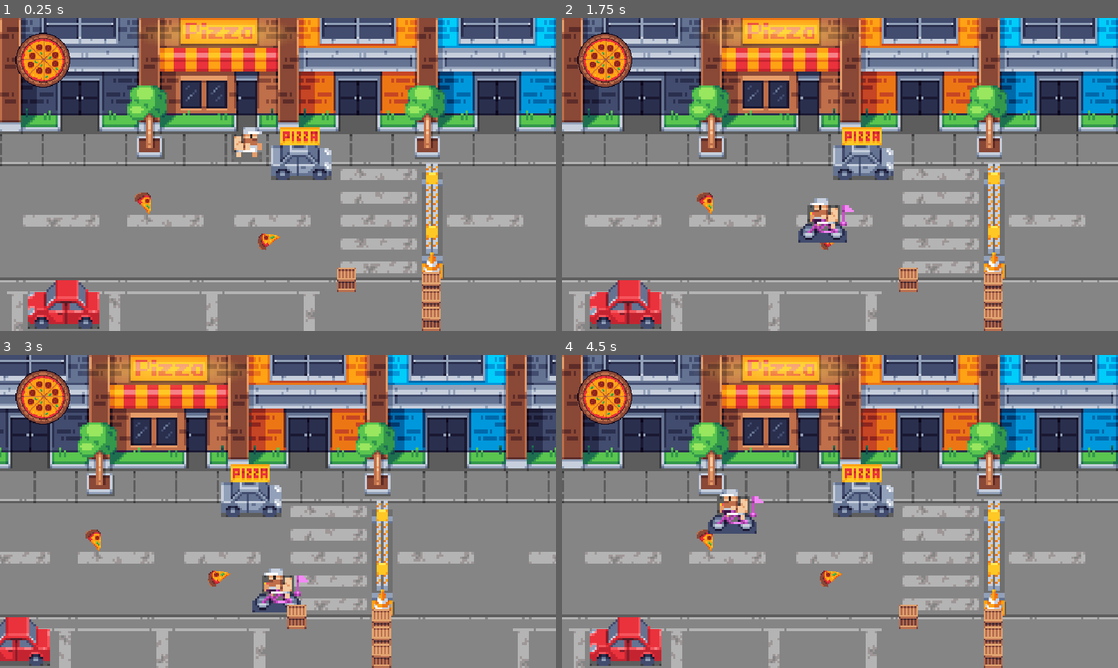
Above: before the commit, frames 1-4 (two rows, left to right).
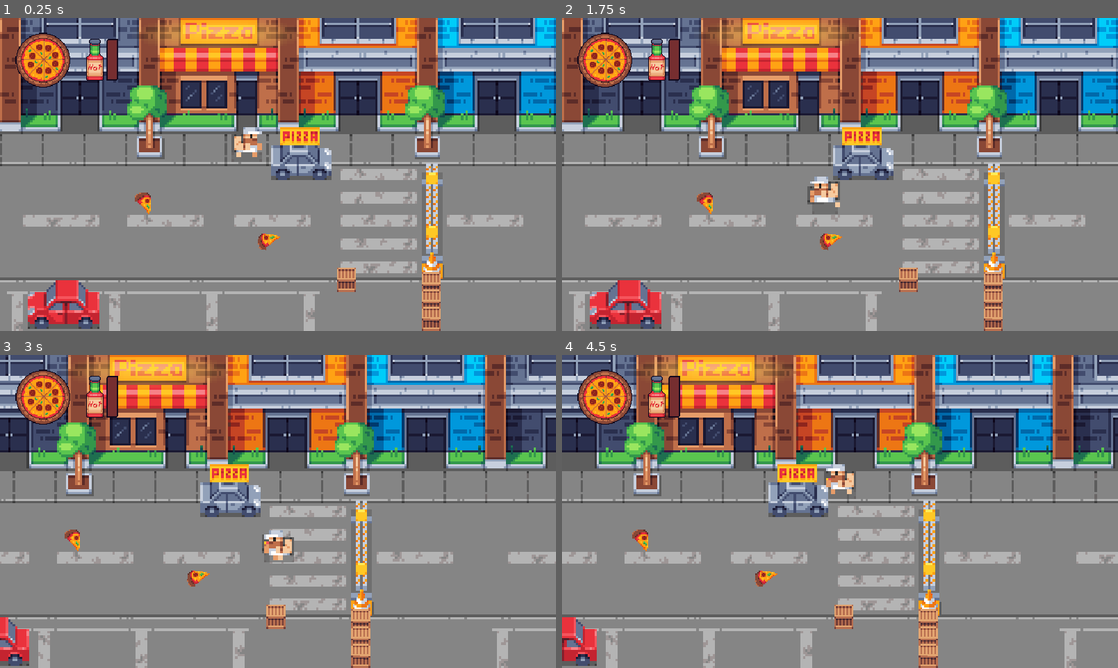
Above: after the commit, the same moments.

Repository: marcowessel/pizza-boy-ld2023
Game: Godot game, scene res://level.tscn
The game is run twice, just before and just after one commit, with the same random seed, the same clock (stepped at 60 frames per second) and the same inputs.
Inputs (mouse positions are in pixels of both pictures, inside the frame that each line leads up to):
- Up to frame 1 (0.25 s): no input
- Up to frame 2 (1.75 s): tap Enter at 0.5 s; move the mouse to (962, 158) at 0.52 s; hold D (right) 0.53-1.28 s; tap Space (space) at 0.6, 1.25, 1.55 s; move the mouse to (728, 190) at 1.27 s; hold S (down) from 1.28 s (still down); click (728, 190) at 1.35 s
- Up to frame 3 (3 s): move the mouse to (333, 442) at 2.02 s; release S (down) at 2.03 s; hold D (right) 2.03-2.78 s; tap Space (space) at 2.1, 2.85 s; move the mouse to (250, 574) at 2.77 s; hold W (up) from 2.78 s (still down)
- Up to frame 4 (4.5 s): move the mouse to (1006, 558) at 3.52 s; release W (up) at 3.53 s; press the mouse at (1006, 558) at 3.53 s; hold A (left) from 3.53 s (still down); tap Space (space) at 3.8, 4.35 s; move the mouse to (673, 464) at 4.27 s; release the mouse at (673, 464) at 4.28 s

The runs differ from the first frame. In frame 1, 0.6% of the frame differs, in the area x 15-22%, y 6-20%; in frame 2, 2.0%; in frame 3, 39%; in frame 4, 48%, in the area x 0-100%, y 0-100%.

Commit message:
Updated Sounds
- Added Sounds
- Added Sprites

Diff:
--- a/Characters/enemy.gd
+++ b/Characters/enemy.gd
@@ -10,11 +10,6 @@
 func take_damage(damage):
 	if (health - damage <= 0):
 		health = 0
-		$Sprite2D.hide()
-		$Dust.emitting = true
-		$CollisionShape2D.disabled = true
-		$Area2D/CollisionShape2D.disabled = true
-		await get_tree().create_timer(1.0).timeout
 		dies()
 	else:
 		print("Leben " + str(health))
@@ -24,4 +19,9 @@
 
 
 func dies():
+	$CollisionShape2D.queue_free()
+	$Area2D/CollisionShape2D.queue_free()
+	$Sprite2D.hide()
+	$Dust.emitting = true
+	await get_tree().create_timer(1.0).timeout
 	self.queue_free()
--- a/Characters/pizza_boy.gd
+++ b/Characters/pizza_boy.gd
@@ -17,12 +17,9 @@
 var anim_player
 var bike
 var is_on_bike = false
-var bike_timer = 0 # timer for the duration of the bike power-up
-var pizza_meter = 0
-
-const MAX_PIZZA_METER = 100
-const BIKE_DURATION = 7
-const BIKE_DEPLETION = 100
+var pizza_meter
+var timer
+var spacebar
 
 enum ATTACK_STATE {
 	NONE,
@@ -35,6 +32,9 @@
 	delivery_bag_back = get_node("%DeliveryBagBack")
 	delivery_bag_back_default = delivery_bag_back.duplicate()
 	delivery_bag_back_collision = $DeliveryBagBack/DeliveryBagDamageArea
+	pizza_meter = $PlayerHUD/ProgressBar
+	timer = $Bike_Timer
+	spacebar = $PlayerHUD/Spacebar
 
 	anim_player = get_node("AnimationPlayer")
 	bike = get_node("Bike")
@@ -46,6 +46,9 @@
 		get_input()
 		move_and_slide()
 		bike_logic()
+		if pizza_meter.value == 100:
+			spacebar.show()
+			spacebar.play("default")
 
 
 func get_input():
@@ -75,13 +78,13 @@
 func bike_logic():
 	if !is_in_custcene:
 		if velocity.length_squared() > 0 and !is_on_bike:
-			if !is_walking:
+			if !is_walking and !is_on_bike:
 				anim_player.play("walk")
 				is_walking = true
-		else:
-			if is_walking:
-				anim_player.play("idle")
-				is_walking = false
+		elif is_walking and !is_on_bike:
+			anim_player.play("idle")
+			is_walking = false
+
 		if get_global_mouse_position().x > position.x: # Flips Sprite at mouse
 			$Player.flip_h = false
 			$Bike.flip_h = false
@@ -89,22 +92,21 @@
 			$Player.flip_h = true
 			$Bike.flip_h = true
 		#look_at(get_global_mouse_position())
-		if Input.is_action_just_pressed("space"): #and pizza_meter >= MAX_PIZZA_METER:
+		if Input.is_action_just_pressed("space") and pizza_meter.value == 100: #and pizza_meter >= MAX_PIZZA_METER:
 			if !is_on_bike:
 				# show the bicycle node and double the movement speed
+				is_on_bike = true
+				is_walking = false
+				pizza_meter.value = 0
 				bike.show()
+				$Bike_Ring.rplay()
+				$Bike_Loop.play()
 				anim_player.play("bike_drive")
-				is_on_bike = true
+				spacebar.hide()
 				movement_speed *= 2
 				# start the timer for the duration of the bike power-up
-				bike_timer = BIKE_DURATION
+				timer.start()
 				# deplete the pizza meter when the bike power-up is used
-				pizza_meter -= BIKE_DEPLETION
-			else:
-				# hide the bicycle node and reset the movement speed
-				bike.hide()
-				is_on_bike = false
-				movement_speed /= 2
 
 
 func _input(event):
@@ -143,6 +145,7 @@
 func execute_attack(attack_vector):
 	#var tween = create_tween()
 	#tween.tween_property(delivery_bag_back, "position", attack_vector, 0.2).set_ease(Tween.EASE_IN)
+	$Bag_Throw.rplay()
 	delivery_bag_back_collision.disabled = false
 	delivery_bag_back.position += attack_vector
 	await get_tree().create_timer(light_attack_duration).timeout
@@ -167,6 +170,8 @@
 	match attack_state:
 		ATTACK_STATE.LIGHT_ATTACK:
 			enemy.take_damage(light_attack_damage)
+			pizza_meter.value += 10
+			$Hit.rplay()
 		ATTACK_STATE.NONE:
 			print("no attack")
 
@@ -183,3 +188,14 @@
 			anim_player.play("idle")
 		if is_walking:
 			anim_player.play("walk")
+
+func _on_bike_timer_timeout():
+	$Bike_Loop.stop()
+	is_on_bike = false
+	movement_speed /= 2
+	print(movement_speed)
+	bike.hide()
+	anim_player.play("idle")
+
+func footstep():
+	$Walking.rplay()
--- a/Characters/pizza_boy.tscn
+++ b/Characters/pizza_boy.tscn
@@ -7,6 +7,24 @@
 [ext_resource type="PackedScene" uid="uid://kw4rqsuft0ix" path="res://player_hud.tscn" id="5_o6rtb"]
 [ext_resource type="Texture2D" uid="uid://ba2i7qycvtamh" path="res://Assets/Sprites/Exclamation Mark.png" id="6_qpcb8"]
 [ext_resource type="Texture2D" uid="uid://cahmy4lc8lvv8" path="res://Assets/Sprites/Mouse_Button.png" id="7_ehs7x"]
+[ext_resource type="PackedScene" uid="uid://dh8rp1004ii04" path="res://random_range_player.tscn" id="8_lrt2e"]
+[ext_resource type="AudioStream" uid="uid://d10tqx66ilajl" path="res://Assets/Sounds/Footsteps/Footsteps_1.wav" id="9_ix1dh"]
+[ext_resource type="AudioStream" uid="uid://i76iv1l4c6ya" path="res://Assets/Sounds/Footsteps/Footsteps_2.wav" id="10_fpmkn"]
+[ext_resource type="AudioStream" uid="uid://6o2qu3uhaysy" path="res://Assets/Sounds/Footsteps/Footsteps_3.wav" id="11_ectvh"]
+[ext_resource type="AudioStream" uid="uid://do1l6t6gbrjf" path="res://Assets/Sounds/Footsteps/Footsteps_4.wav" id="12_amb1o"]
+[ext_resource type="AudioStream" uid="uid://8cmmxe4n78pu" path="res://Assets/Sounds/Footsteps/Footsteps_5.wav" id="13_kg4a5"]
+[ext_resource type="AudioStream" uid="uid://dwar4eapa0qcc" path="res://Assets/Sounds/Footsteps/Footsteps_6.wav" id="14_w7136"]
+[ext_resource type="AudioStream" uid="uid://c2piqjwtclrec" path="res://Assets/Sounds/Hit/Punch_1.wav" id="15_y83p0"]
+[ext_resource type="AudioStream" uid="uid://df66gq18sa5bq" path="res://Assets/Sounds/Hit/Punch_2.wav" id="16_txxox"]
+[ext_resource type="AudioStream" uid="uid://bfddb2nqrdoao" path="res://Assets/Sounds/Hit/Punch_3.wav" id="17_7ujnj"]
+[ext_resource type="AudioStream" uid="uid://ciprql53ipw6g" path="res://Assets/Sounds/Bag_Throw/Throwing Pizza_1.wav" id="18_orhl2"]
+[ext_resource type="AudioStream" uid="uid://bgykvwgft7dtc" path="res://Assets/Sounds/Bag_Throw/Throwing Pizza_2.wav" id="19_jl2a3"]
+[ext_resource type="AudioStream" uid="uid://d03kxlvxfmseh" path="res://Assets/Sounds/Bag_Throw/Throwing Pizza_3.wav" id="20_kmsm5"]
+[ext_resource type="AudioStream" uid="uid://ff8jnskpamph" path="res://Assets/Sounds/Bag_Throw/Throwing Pizza_4.wav" id="21_ksp4k"]
+[ext_resource type="AudioStream" uid="uid://31pdqijxofbd" path="res://Assets/Sounds/Bag_Throw/Throwing Pizza_5.wav" id="22_y568g"]
+[ext_resource type="AudioStream" uid="uid://v5iu0qlaijdh" path="res://Assets/Sounds/Bike/8 bit cycle sound.wav" id="23_mwah3"]
+[ext_resource type="AudioStream" uid="uid://drb33uupc6ly6" path="res://Assets/Sounds/Bike/BicycleBell_1.wav" id="24_phom5"]
+[ext_resource type="AudioStream" uid="uid://cq0xbxbk6ghyi" path="res://Assets/Sounds/Bike/BicycleBell_2.wav" id="25_hvtqn"]
 
 [sub_resource type="RectangleShape2D" id="RectangleShape2D_bacsx"]
 size = Vector2(72, 24)
@@ -134,6 +152,20 @@
 "transitions": PackedFloat32Array(1, 1, 1, 1, 1),
 "update": 1,
 "values": [5, 6, 7, 8, 9]
+}
+tracks/1/type = "method"
+tracks/1/imported = false
+tracks/1/enabled = true
+tracks/1/path = NodePath(".")
+tracks/1/interp = 1
+tracks/1/loop_wrap = true
+tracks/1/keys = {
+"times": PackedFloat32Array(0.3),
+"transitions": PackedFloat32Array(1),
+"values": [{
+"args": [],
+"method": &"footstep"
+}]
 }
 
 [sub_resource type="AnimationLibrary" id="AnimationLibrary_6q5yt"]
@@ -212,6 +244,26 @@
 scale = Vector2(6, 6)
 texture = ExtResource("7_ehs7x")
 
+[node name="Bike_Timer" type="Timer" parent="."]
+wait_time = 5.0
+one_shot = true
+
+[node name="Walking" parent="." instance=ExtResource("8_lrt2e")]
+streams = Array[Resource]([ExtResource("9_ix1dh"), ExtResource("10_fpmkn"), ExtResource("11_ectvh"), ExtResource("12_amb1o"), ExtResource("13_kg4a5"), ExtResource("14_w7136")])
+
+[node name="Hit" parent="." instance=ExtResource("8_lrt2e")]
+streams = Array[Resource]([ExtResource("15_y83p0"), ExtResource("16_txxox"), ExtResource("17_7ujnj")])
+
+[node name="Bag_Throw" parent="." instance=ExtResource("8_lrt2e")]
+streams = Array[Resource]([ExtResource("18_orhl2"), ExtResource("19_jl2a3"), ExtResource("20_kmsm5"), ExtResource("21_ksp4k"), ExtResource("22_y568g")])
+
+[node name="Bike_Loop" type="AudioStreamPlayer" parent="."]
+stream = ExtResource("23_mwah3")
+
+[node name="Bike_Ring" parent="." instance=ExtResource("8_lrt2e")]
+streams = Array[Resource]([ExtResource("24_phom5"), ExtResource("25_hvtqn")])
+
 [connection signal="area_entered" from="DeliveryBagBack" to="." method="_on_delivery_bag_back_area_entered"]
 [connection signal="animation_finished" from="AnimationPlayer" to="." method="_on_animation_player_animation_finished"]
 [connection signal="area_entered" from="HitDetection" to="." method="_on_hit_detection_area_entered"]
+[connection signal="timeout" from="Bike_Timer" to="." method="_on_bike_timer_timeout"]
--- /dev/null
+++ b/RandomRangePlayer.gd
@@ -0,0 +1,15 @@
+extends AudioStreamPlayer
+class_name RandomRangePlayer
+
+@export var streams : Array[Resource] = []
+var last_stream_id = -1
+
+func rplay():
+	if len(streams) == 0:
+		return
+	var ran = randi() % len(streams)
+	if ran == last_stream_id:
+		ran = (ran + 1) % len(streams)
+	last_stream_id = ran
+	stream = streams[ran]
+	play()
--- a/level.tscn
+++ b/level.tscn
@@ -31,6 +31,81 @@
 [sub_resource type="RectangleShape2D" id="RectangleShape2D_osn4w"]
 size = Vector2(127, 21)
 
+[sub_resource type="Animation" id="Animation_5y6df"]
+length = 0.001
+tracks/0/type = "value"
+tracks/0/imported = false
+tracks/0/enabled = true
+tracks/0/path = NodePath("PizzaBoy:visible")
+tracks/0/interp = 1
+tracks/0/loop_wrap = true
+tracks/0/keys = {
+"times": PackedFloat32Array(0),
+"transitions": PackedFloat32Array(1),
+"update": 1,
+"values": [true]
+}
+tracks/1/type = "value"
+tracks/1/imported = false
+tracks/1/enabled = true
+tracks/1/path = NodePath("PizzaBoy:position")
+tracks/1/interp = 1
+tracks/1/loop_wrap = true
+tracks/1/keys = {
+"times": PackedFloat32Array(0),
+"transitions": PackedFloat32Array(1),
+"update": 0,
+"values": [Vector2(856, 432)]
+}
+tracks/2/type = "value"
+tracks/2/imported = false
+tracks/2/enabled = true
+tracks/2/path = NodePath("PizzaBoy/Player:flip_h")
+tracks/2/interp = 1
+tracks/2/loop_wrap = true
+tracks/2/keys = {
+"times": PackedFloat32Array(0),
+"transitions": PackedFloat32Array(1),
+"update": 1,
+"values": [false]
+}
+tracks/3/type = "value"
+tracks/3/imported = false
+tracks/3/enabled = true
+tracks/3/path = NodePath("PizzaBoy/Exclamation_Mark:visible")
+tracks/3/interp = 1
+tracks/3/loop_wrap = true
+tracks/3/keys = {
+"times": PackedFloat32Array(0),
+"transitions": PackedFloat32Array(1),
+"update": 1,
+"values": [false]
+}
+tracks/4/type = "value"
+tracks/4/imported = false
+tracks/4/enabled = true
+tracks/4/path = NodePath("PizzaBoy:is_in_custcene")
+tracks/4/interp = 1
+tracks/4/loop_wrap = true
+tracks/4/keys = {
+"times": PackedFloat32Array(0),
+"transitions": PackedFloat32Array(1),
+"update": 1,
+"values": [false]
+}
+tracks/5/type = "value"
+tracks/5/imported = false
+tracks/5/enabled = true
+tracks/5/path = NodePath("PizzaBoy/Mouse:visible")
+tracks/5/interp = 1
+tracks/5/loop_wrap = true
+tracks/5/keys = {
+"times": PackedFloat32Array(0),
+"transitions": PackedFloat32Array(1),
+"update": 1,
+"values": [false]
+}
+
 [sub_resource type="Animation" id="Animation_84toe"]
 resource_name = "Startup_Anim"
 length = 20.0
@@ -117,81 +192,6 @@
 "values": [false, true]
 }
 
-[sub_resource type="Animation" id="Animation_5y6df"]
-length = 0.001
-tracks/0/type = "value"
-tracks/0/imported = false
-tracks/0/enabled = true
-tracks/0/path = NodePath("PizzaBoy:visible")
-tracks/0/interp = 1
-tracks/0/loop_wrap = true
-tracks/0/keys = {
-"times": PackedFloat32Array(0),
-"transitions": PackedFloat32Array(1),
-"update": 1,
-"values": [true]
-}
-tracks/1/type = "value"
-tracks/1/imported = false
-tracks/1/enabled = true
-tracks/1/path = NodePath("PizzaBoy:position")
-tracks/1/interp = 1
-tracks/1/loop_wrap = true
-tracks/1/keys = {
-"times": PackedFloat32Array(0),
-"transitions": PackedFloat32Array(1),
-"update": 0,
-"values": [Vector2(856, 432)]
-}
-tracks/2/type = "value"
-tracks/2/imported = false
-tracks/2/enabled = true
-tracks/2/path = NodePath("PizzaBoy/Player:flip_h")
-tracks/2/interp = 1
-tracks/2/loop_wrap = true
-tracks/2/keys = {
-"times": PackedFloat32Array(0),
-"transitions": PackedFloat32Array(1),
-"update": 1,
-"values": [false]
-}
-tracks/3/type = "value"
-tracks/3/imported = false
-tracks/3/enabled = true
-tracks/3/path = NodePath("PizzaBoy/Exclamation_Mark:visible")
-tracks/3/interp = 1
-tracks/3/loop_wrap = true
-tracks/3/keys = {
-"times": PackedFloat32Array(0),
-"transitions": PackedFloat32Array(1),
-"update": 1,
-"values": [false]
-}
-tracks/4/type = "value"
-tracks/4/imported = false
-tracks/4/enabled = true
-tracks/4/path = NodePath("PizzaBoy:is_in_custcene")
-tracks/4/interp = 1
-tracks/4/loop_wrap = true
-tracks/4/keys = {
-"times": PackedFloat32Array(0),
-"transitions": PackedFloat32Array(1),
-"update": 1,
-"values": [false]
-}
-tracks/5/type = "value"
-tracks/5/imported = false
-tracks/5/enabled = true
-tracks/5/path = NodePath("PizzaBoy/Mouse:visible")
-tracks/5/interp = 1
-tracks/5/loop_wrap = true
-tracks/5/keys = {
-"times": PackedFloat32Array(0),
-"transitions": PackedFloat32Array(1),
-"update": 1,
-"values": [false]
-}
-
 [sub_resource type="AnimationLibrary" id="AnimationLibrary_xn12w"]
 _data = {
 "RESET": SubResource("Animation_5y6df"),
--- /dev/null
+++ b/new_theme.tres
@@ -0,0 +1,26 @@
+[gd_resource type="Theme" load_steps=3 format=3 uid="uid://dicggahvhfah6"]
+
+[sub_resource type="StyleBoxFlat" id="StyleBoxFlat_e78ut"]
+bg_color = Color(0.462745, 0.180392, 0.188235, 1)
+border_width_left = 4
+border_width_top = 4
+border_width_right = 4
+border_width_bottom = 4
+border_color = Color(0.054902, 0.027451, 0.105882, 1)
+corner_radius_top_right = 8
+corner_radius_bottom_left = 8
+
+[sub_resource type="StyleBoxFlat" id="StyleBoxFlat_k41ox"]
+bg_color = Color(0.917647, 0.196078, 0.235294, 1)
+border_width_left = 4
+border_width_top = 4
+border_width_right = 4
+border_width_bottom = 4
+border_color = Color(0.054902, 0.027451, 0.105882, 0)
+corner_radius_top_right = 8
+corner_radius_bottom_left = 8
+
+[resource]
+ProgressBar/constants/outline_size = 2
+ProgressBar/styles/background = SubResource("StyleBoxFlat_e78ut")
+ProgressBar/styles/fill = SubResource("StyleBoxFlat_k41ox")
--- a/player_hud.tscn
+++ b/player_hud.tscn
@@ -1,7 +1,32 @@
-[gd_scene load_steps=3 format=3 uid="uid://kw4rqsuft0ix"]
+[gd_scene load_steps=9 format=3 uid="uid://kw4rqsuft0ix"]
 
 [ext_resource type="Texture2D" uid="uid://cdrkfko6bp7vi" path="res://Assets/Sprites/Pizza_Bar.png" id="1_fdpou"]
 [ext_resource type="Script" path="res://PizzaPieces.gd" id="2_pkxuy"]
+[ext_resource type="Theme" uid="uid://dicggahvhfah6" path="res://new_theme.tres" id="3_173k2"]
+[ext_resource type="Texture2D" uid="uid://dvrp57hl6twxe" path="res://Assets/Sprites/Hot_Sauce.png" id="4_6osk7"]
+[ext_resource type="Texture2D" uid="uid://cefwm3yvrcgnw" path="res://Assets/Sprites/Spacebar.png" id="5_ot0fq"]
+
+[sub_resource type="AtlasTexture" id="AtlasTexture_mcu8j"]
+atlas = ExtResource("5_ot0fq")
+region = Rect2(0, 0, 16, 16)
+
+[sub_resource type="AtlasTexture" id="AtlasTexture_8g6lv"]
+atlas = ExtResource("5_ot0fq")
+region = Rect2(16, 0, 16, 16)
+
+[sub_resource type="SpriteFrames" id="SpriteFrames_1mrn1"]
+animations = [{
+"frames": [{
+"duration": 1.0,
+"texture": SubResource("AtlasTexture_mcu8j")
+}, {
+"duration": 1.0,
+"texture": SubResource("AtlasTexture_8g6lv")
+}],
+"loop": true,
+"name": &"default",
+"speed": 4.0
+}]
 
 [node name="PlayerHUD" type="CanvasLayer"]
 
@@ -11,3 +36,24 @@
 texture = ExtResource("1_fdpou")
 hframes = 9
 script = ExtResource("2_pkxuy")
+
+[node name="ProgressBar" type="ProgressBar" parent="."]
+offset_left = 368.0
+offset_top = 216.0
+offset_right = 512.0
+offset_bottom = 256.0
+rotation = -1.57031
+theme = ExtResource("3_173k2")
+step = 10.0
+show_percentage = false
+
+[node name="HotSauce" type="Sprite2D" parent="."]
+position = Vector2(328, 144)
+scale = Vector2(3, 3)
+texture = ExtResource("4_6osk7")
+
+[node name="Spacebar" type="AnimatedSprite2D" parent="."]
+visible = false
+position = Vector2(360, 48)
+scale = Vector2(4, 4)
+sprite_frames = SubResource("SpriteFrames_1mrn1")
--- /dev/null
+++ b/random_range_player.tscn
@@ -0,0 +1,6 @@
+[gd_scene load_steps=2 format=3 uid="uid://dh8rp1004ii04"]
+
+[ext_resource type="Script" path="res://RandomRangePlayer.gd" id="1_upnyy"]
+
+[node name="RandomRangePlayer" type="AudioStreamPlayer"]
+script = ExtResource("1_upnyy")
Not shown, added: Assets/Sounds/Bag_Throw/Throwing Pizza_1.wav.import
Not shown, added: Assets/Sounds/Bag_Throw/Throwing Pizza_2.wav.import
Not shown, added: Assets/Sounds/Bag_Throw/Throwing Pizza_3.wav.import
Not shown, added: Assets/Sounds/Bag_Throw/Throwing Pizza_4.wav.import
Not shown, added: Assets/Sounds/Bag_Throw/Throwing Pizza_5.wav.import
Not shown, added: Assets/Sounds/Bike/8 bit cycle sound.wav.import
Not shown, added: Assets/Sounds/Bike/BicycleBell_1.wav.import
Not shown, added: Assets/Sounds/Bike/BicycleBell_2.wav.import
Not shown, added: Assets/Sounds/Footsteps/Footsteps_1.wav.import
Not shown, added: Assets/Sounds/Footsteps/Footsteps_2.wav.import
Not shown, added: Assets/Sounds/Footsteps/Footsteps_3.wav.import
Not shown, added: Assets/Sounds/Footsteps/Footsteps_4.wav.import
(and 39 more such lines)
